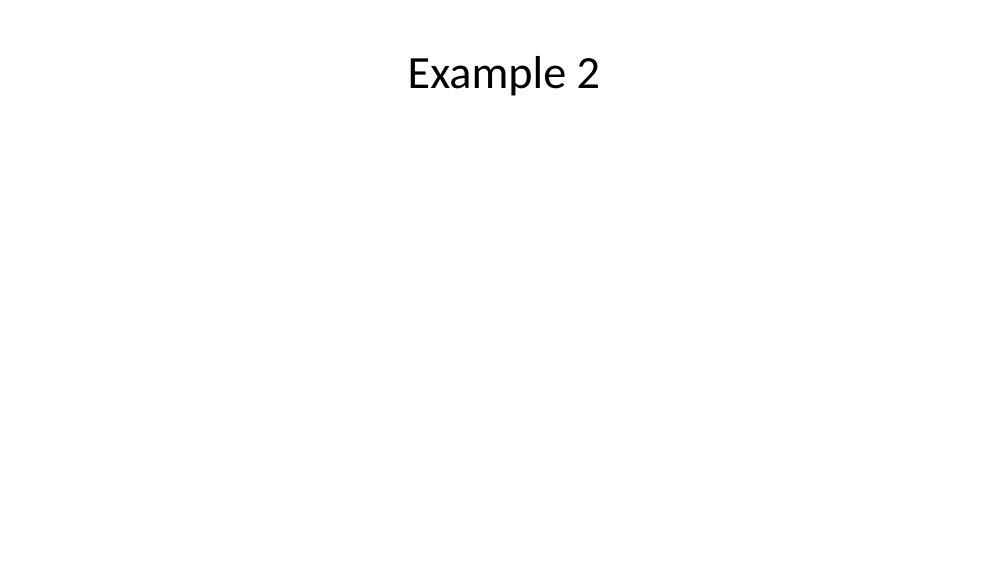
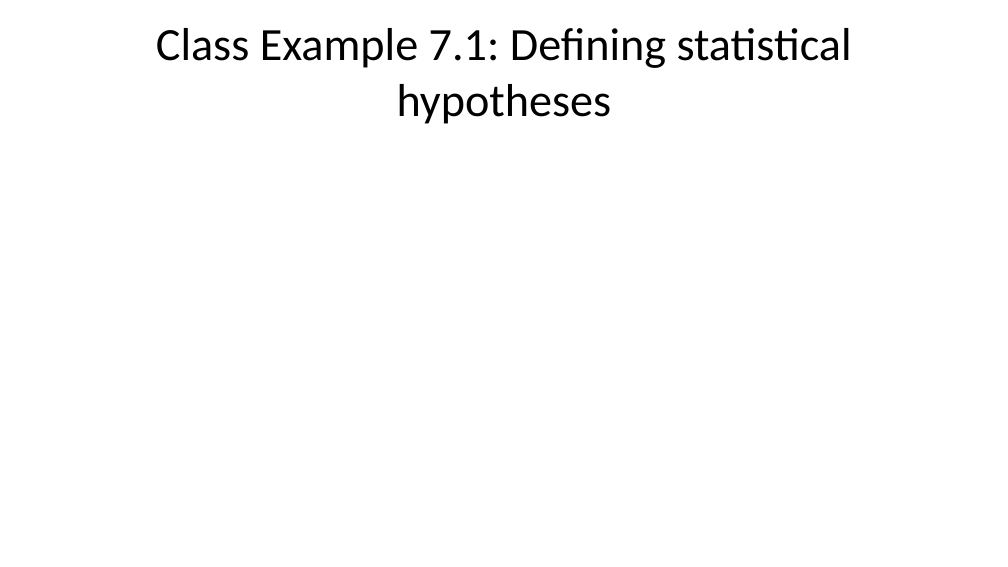
Before and after one commit to DataScienceUWL/DataScienceUWL.github.io, a slide deck: slide 8 of STAT145/resources-2027/randomization/slides.pptx. Drawn at 1008x567 pixels with LibreOffice and Linux fonts; fonts in the diff are those of the drawing. Boxes give left, top, right and bottom in pixels: in the first picture for what was removed or moved away, otherwise in the second. Text is boxed around its words. In the diff, an @@ line names an element or a change of style, - is before the commit and + after.

```diff
--- a/STAT145/resources-2027/randomization/slides.pptx
+++ b/STAT145/resources-2027/randomization/slides.pptx
@@ title at (156,28,852,124): text changed @@
-Example 2
+Class Example 7.1: Defining statistical hypotheses
```
Also in this commit, not shown: 13 other slides changed, 3 slides added, 3 slides removed, 12 other files.
